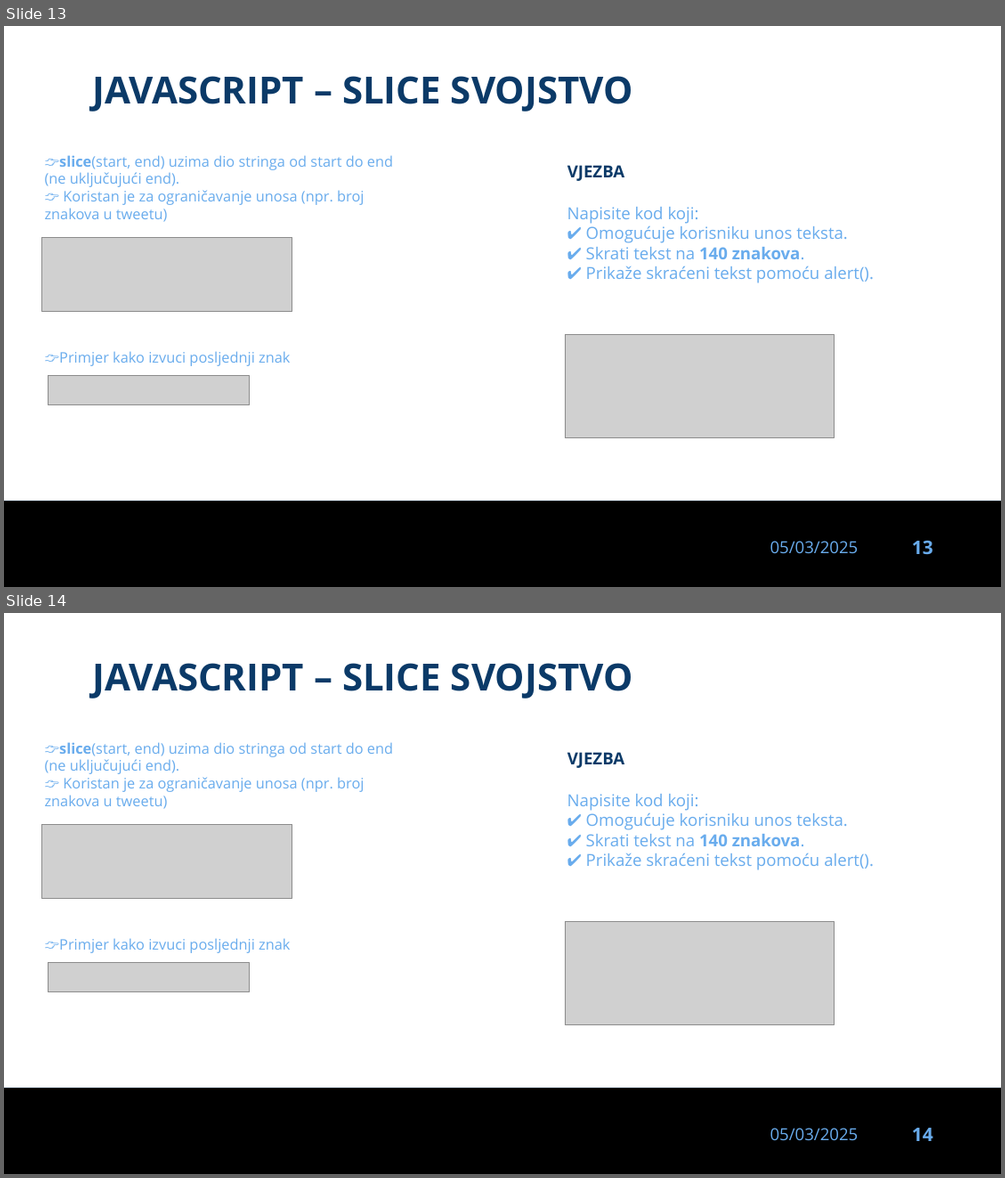
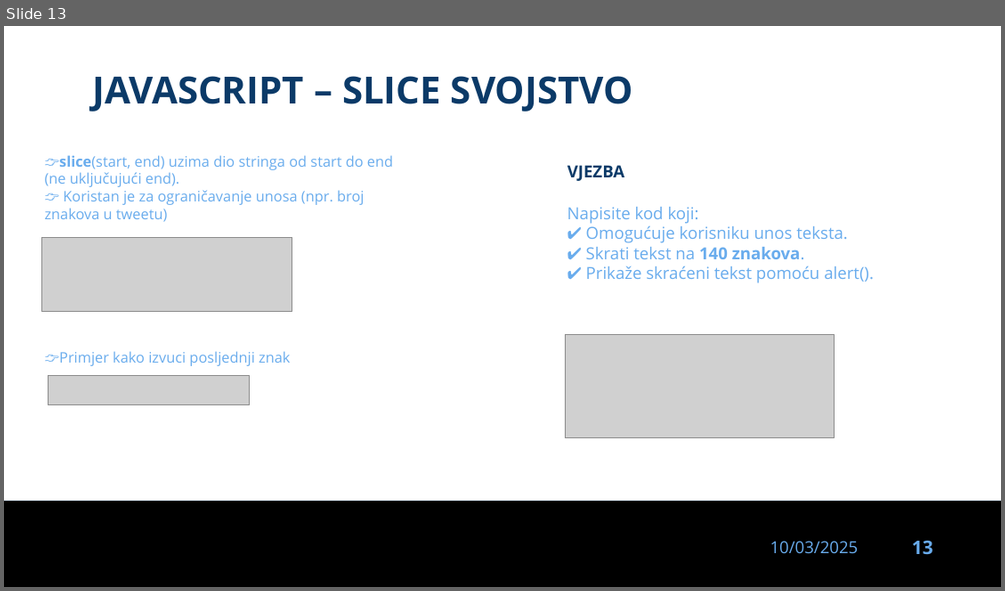
Before and after one commit to dinoDuvnjak/CTK, a slide deck: Bootcamp/javascript-uvod/javascript-uvod.pptx. Shown one above the other, each under a label of ours: slides 13 and 14 before the commit, slide 13 after it. The pictures are 1005x1178 and 1005x591 pixels, drawn with LibreOffice and Linux fonts; fonts in the diff are those of the drawing; grey boxes stand for pictures; background and template pictures are left out. Boxes give left, top, right and bottom in pixels: in the first picture for what was removed or moved away, otherwise in the second. Text is boxed around its words. In the diff, an @@ line names an element or a change of style, - is before the commit and + after.

Commit message:
javascript wip

```diff
--- a/Bootcamp/javascript-uvod/javascript-uvod.pptx
+++ b/Bootcamp/javascript-uvod/javascript-uvod.pptx
@@ slide 14 removed at [4,613,1001,1174], background #FFFFFF; not listed: 3 template elements that a slide beside it also shows @@
@@ text removed at [92,663,633,698] @@
-JAVASCRIPT – SLICE SVOJSTVO
@@ text removed at [45,742,393,809] @@
-👉slice(start, end) uzima dio stringa od start do end (ne uključujući end).
-👉 Koristan je za ograničavanje unosa (npr. broj znakova u tweetu)
@@ title removed at [567,752,624,768] @@
-VJEZBA
@@ text removed at [567,794,874,870] @@
-Napisite kod koji:
-✔ Omogućuje korisniku unos teksta.
-✔ Skrati tekst na 140 znakova.
-✔ Prikaže skraćeni tekst pomoću alert().
@@ picture removed at [42,825,291,899] @@
@@ picture removed at [565,921,834,1025] @@
@@ text removed at [45,938,290,953] @@
-👉Primjer kako izvuci posljednji znak
@@ picture removed at [48,962,250,992] @@
@@ slide 13 changed as well @@
@@ text at [770,540,858,553]: text changed @@
-05/03/2025
+10/03/2025
```
Also in this commit, not shown: 33 other slides changed, 1 other file.
